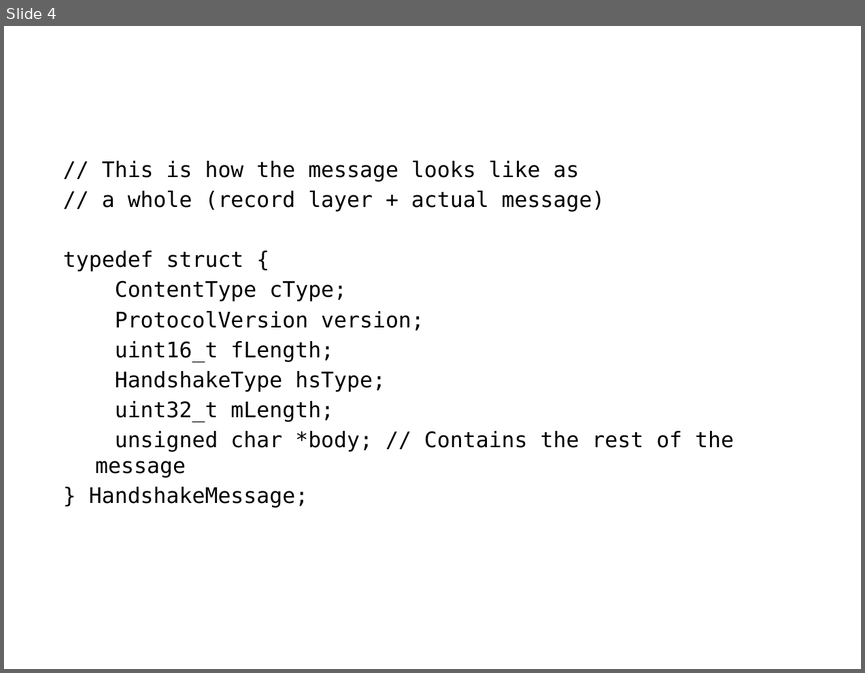
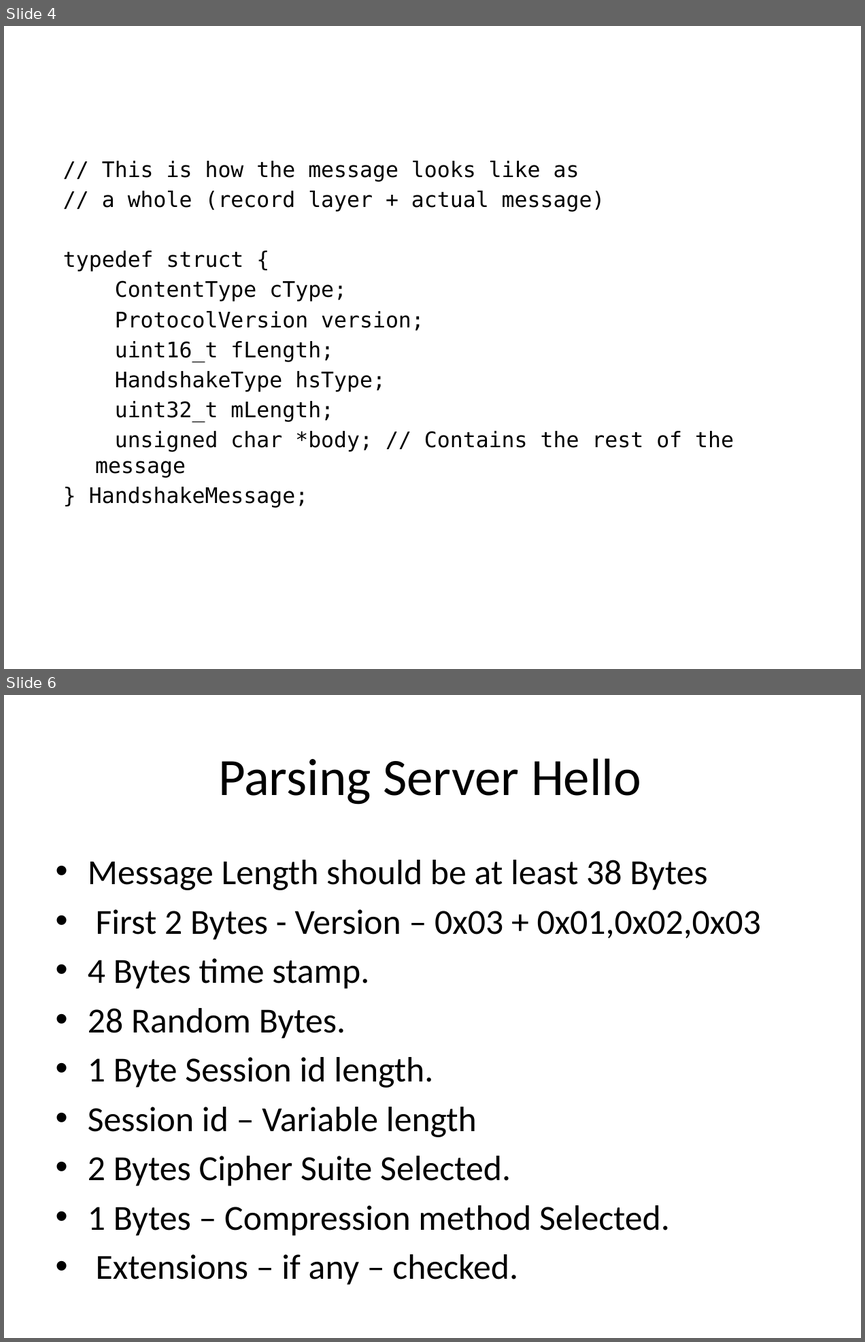
Before and after one commit to bayotop/tls-parser, a slide deck: parser-presentation.pptx. Shown one above the other, each under a label of ours: slide 4 before the commit, slides 4 and 6 after it; the slides between them are not shown. The pictures are 865x673 and 865x1342 pixels, drawn with LibreOffice and Linux fonts; fonts in the diff are those of the drawing. Boxes give left, top, right and bottom in pixels: in the first picture for what was removed or moved away, otherwise in the second. Text is boxed around its words. In the diff, an @@ line names an element or a change of style, - is before the commit and + after.

```diff
--- a/parser-presentation.pptx
+++ b/parser-presentation.pptx
@@ slide 6 added at box(4, 695, 861, 1338), background #FFFFFF @@
@@ title added at box(218, 758, 641, 804), 44 pt, text #000000 @@
+Parsing Server Hello
@@ text added at box(88, 860, 761, 1285), 29.6 pt, text #000000 @@
+• Message Length should be at least 38 Bytes
+• First 2 Bytes - Version – 0x03 + 0x01,0x02,0x03
+• 4 Bytes time stamp.
+• 28 Random Bytes.
+• 1 Byte Session id length.
+• Session id – Variable length
+• 2 Bytes Cipher Suite Selected.
+• 1 Bytes – Compression method Selected.
+• Extensions – if any – checked.
```
Also in this commit, not shown: 3 other slides added.
